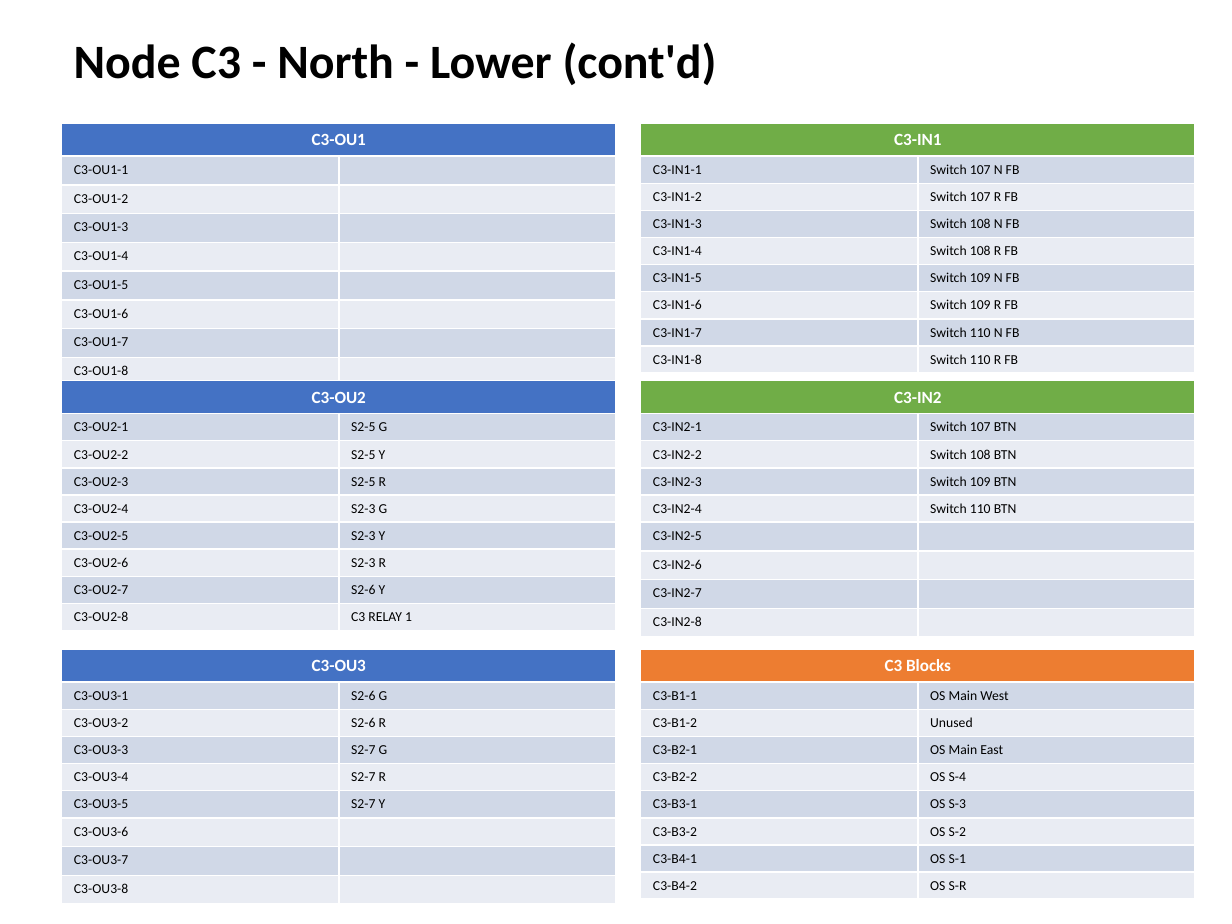
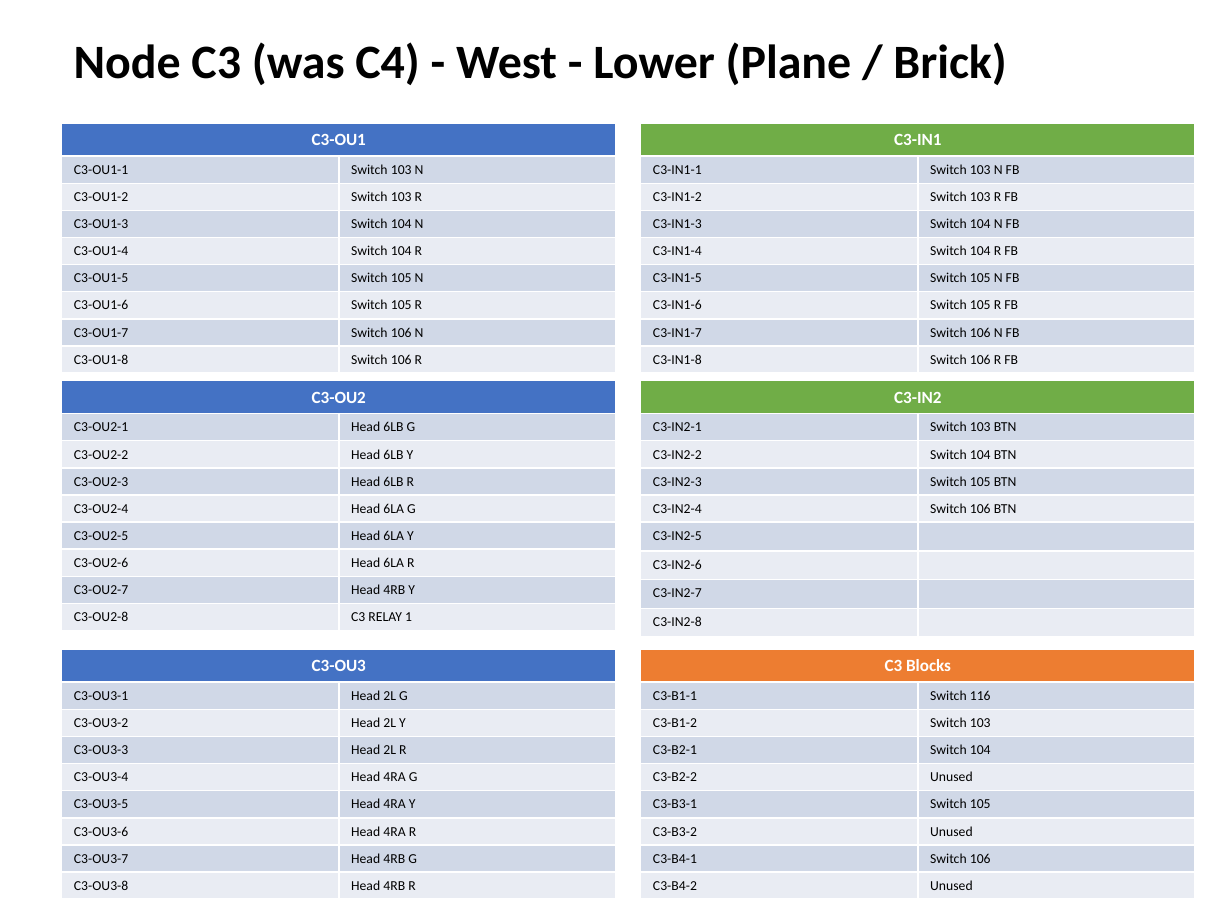
Before and after one commit to lnevo/hart, a slide deck: slide 5 of docs/wiring/Wiring_Schematic.pptx. Drawn at 1232x924 pixels with LibreOffice and Linux fonts; fonts in the diff are those of the drawing. Boxes give left, top, right and bottom in pixels: in the first picture for what was removed or moved away, otherwise in the second. Text is boxed around its words. In the diff, an @@ line names an element or a change of style, - is before the commit and + after.

```diff
--- a/docs/wiring/Wiring_Schematic.pptx
+++ b/docs/wiring/Wiring_Schematic.pptx
@@ text at [74, 42, 1006, 85]: text changed @@
-Node C3 - North - Lower (cont'd)
+Node C3 (was C4) - West - Lower (Plane / Brick)
@@ table at [62, 123, 616, 368] @@
-row 2, column 2: 
+row 2, column 2: Switch 103 N
-row 3, column 2: 
+row 3, column 2: Switch 103 R
-row 4, column 2: 
+row 4, column 2: Switch 104 N
-row 5, column 2: 
+row 5, column 2: Switch 104 R
-row 6, column 2: 
+row 6, column 2: Switch 105 N
-row 7, column 2: 
+row 7, column 2: Switch 105 R
-row 8, column 2: 
+row 8, column 2: Switch 106 N
-row 9, column 2: 
+row 9, column 2: Switch 106 R
@@ table at [641, 123, 1195, 368] @@
-row 2, column 2: Switch 107 N FB
+row 2, column 2: Switch 103 N FB
-row 3, column 2: Switch 107 R FB
+row 3, column 2: Switch 103 R FB
-row 4, column 2: Switch 108 N FB
+row 4, column 2: Switch 104 N FB
-row 5, column 2: Switch 108 R FB
+row 5, column 2: Switch 104 R FB
-row 6, column 2: Switch 109 N FB
+row 6, column 2: Switch 105 N FB
-row 7, column 2: Switch 109 R FB
+row 7, column 2: Switch 105 R FB
-row 8, column 2: Switch 110 N FB
+row 8, column 2: Switch 106 N FB
-row 9, column 2: Switch 110 R FB
+row 9, column 2: Switch 106 R FB
@@ table at [62, 381, 616, 625] @@
-row 2, column 2: S2-5 G
+row 2, column 2: Head 6LB G
-row 3, column 2: S2-5 Y
+row 3, column 2: Head 6LB Y
-row 4, column 2: S2-5 R
+row 4, column 2: Head 6LB R
-row 5, column 2: S2-3 G
+row 5, column 2: Head 6LA G
-row 6, column 2: S2-3 Y
+row 6, column 2: Head 6LA Y
-row 7, column 2: S2-3 R
+row 7, column 2: Head 6LA R
-row 8, column 2: S2-6 Y
+row 8, column 2: Head 4RB Y
@@ table at [641, 381, 1195, 630] @@
-row 2, column 2: Switch 107 BTN
+row 2, column 2: Switch 103 BTN
-row 3, column 2: Switch 108 BTN
+row 3, column 2: Switch 104 BTN
-row 4, column 2: Switch 109 BTN
+row 4, column 2: Switch 105 BTN
-row 5, column 2: Switch 110 BTN
+row 5, column 2: Switch 106 BTN
@@ table at [62, 649, 616, 894] @@
-row 2, column 2: S2-6 G
+row 2, column 2: Head 2L G
-row 3, column 2: S2-6 R
+row 3, column 2: Head 2L Y
-row 4, column 2: S2-7 G
+row 4, column 2: Head 2L R
-row 5, column 2: S2-7 R
+row 5, column 2: Head 4RA G
-row 6, column 2: S2-7 Y
+row 6, column 2: Head 4RA Y
-row 7, column 2: 
+row 7, column 2: Head 4RA R
-row 8, column 2: 
+row 8, column 2: Head 4RB G
-row 9, column 2: 
+row 9, column 2: Head 4RB R
@@ table at [641, 649, 1195, 894] @@
-row 2, column 2: OS Main West
+row 2, column 2: Switch 116
-row 3, column 2: Unused
+row 3, column 2: Switch 103
-row 4, column 2: OS Main East
+row 4, column 2: Switch 104
-row 5, column 2: OS S-4
+row 5, column 2: Unused
-row 6, column 2: OS S-3
+row 6, column 2: Switch 105
-row 7, column 2: OS S-2
+row 7, column 2: Unused
-row 8, column 2: OS S-1
+row 8, column 2: Switch 106
-row 9, column 2: OS S-R
+row 9, column 2: Unused
```
Also in this commit, not shown: 14 other slides changed, 16 other files.
